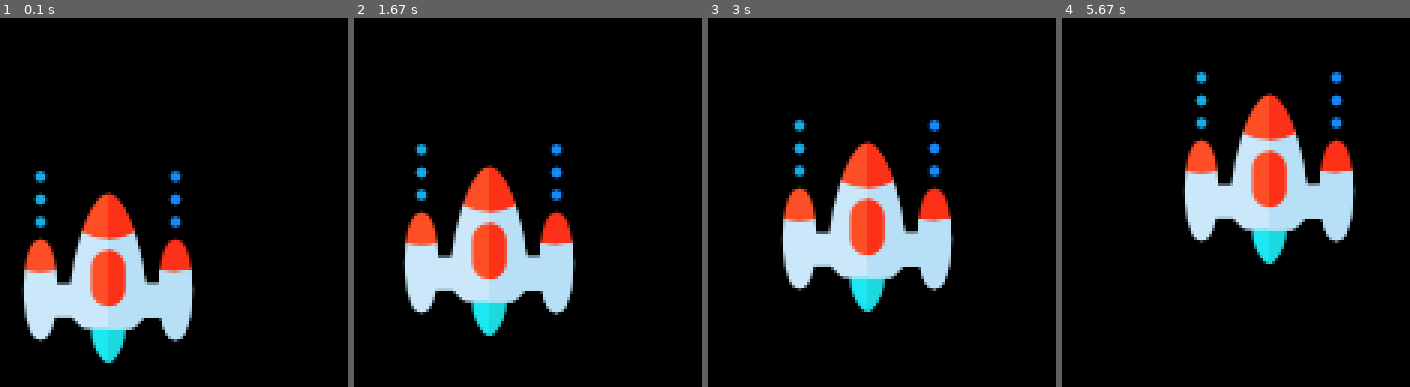
Above: before the commit, frames 1-4 (left to right).
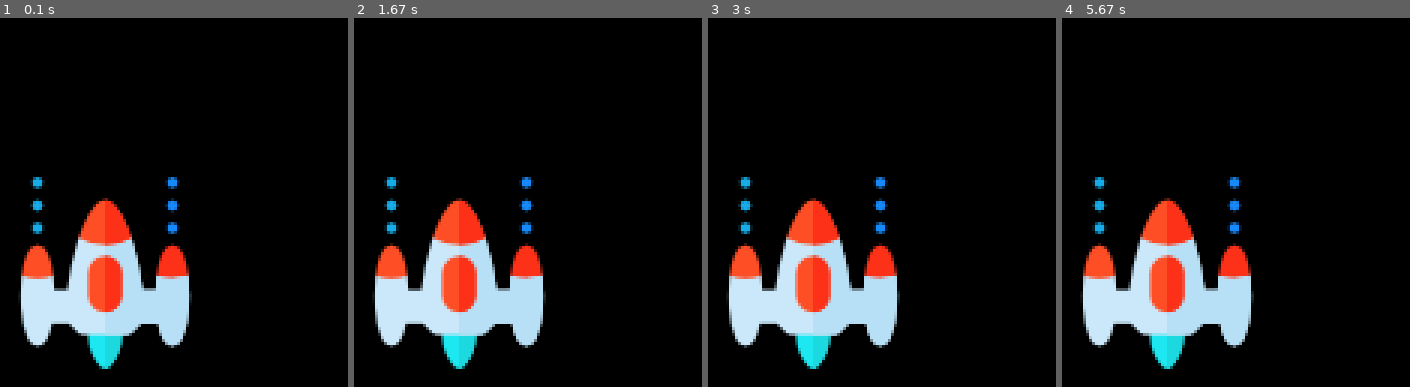
Above: after the commit, the same moments.

Repository: AlkaffAhamed/Space-Invader-PyGame
Game: pygame game, started from main.py
Two runs of this game, one before a commit and one after it. Both use one fixed random seed, a clock stepped at 60 frames per second and the inputs below.
Inputs:
- Up to frame 1 (0.1 s): no input
- Up to frame 2 (1.67 s): tap Enter at 0.33 s; hold Right 0.67-1.13 s
- Up to frame 3 (3 s): hold Left 1.67-2.2 s
- Up to frame 4 (5.67 s): no input

The runs differ from the first frame. In frame 1, 6.1% of the frame differs, in the area x 5-57%, y 41-96%; in frame 2, 18%; in frame 3, 21%; in frame 4, 26%, in the area x 5-85%, y 14-96%.

Commit message:
07 Keystroke events - `event.type == pygame.KEYDOWN` for key pressed event - `event.type == pygame.KEYUP` for key release event - Check for which key was pressed/released using: `event.key == pygame.K_LEFT`

Diff:
--- a/main.py
+++ b/main.py
@@ -30,8 +30,19 @@
         if event.type == pygame.QUIT:
             running = False
 
-    # Animating the Spaceship to move
-    playerX += 0.1
-    playerY -= 0.1
+        # Keystroke events
+        if event.type == pygame.KEYDOWN:
+            print("Key pressed")
+            if event.key == pygame.K_LEFT:
+                print("Left key pressed!")
+            if event.key == pygame.K_RIGHT:
+                print("Right key pressed!")
+
+        if event.type == pygame.KEYUP:
+            if event.key == pygame.K_LEFT or event.key == pygame.K_RIGHT:
+                print("Key released!")
+            else:
+                print("Random Key released!")
+
     player(playerX, playerY)
     pygame.display.update()  # Very important line to display changes
